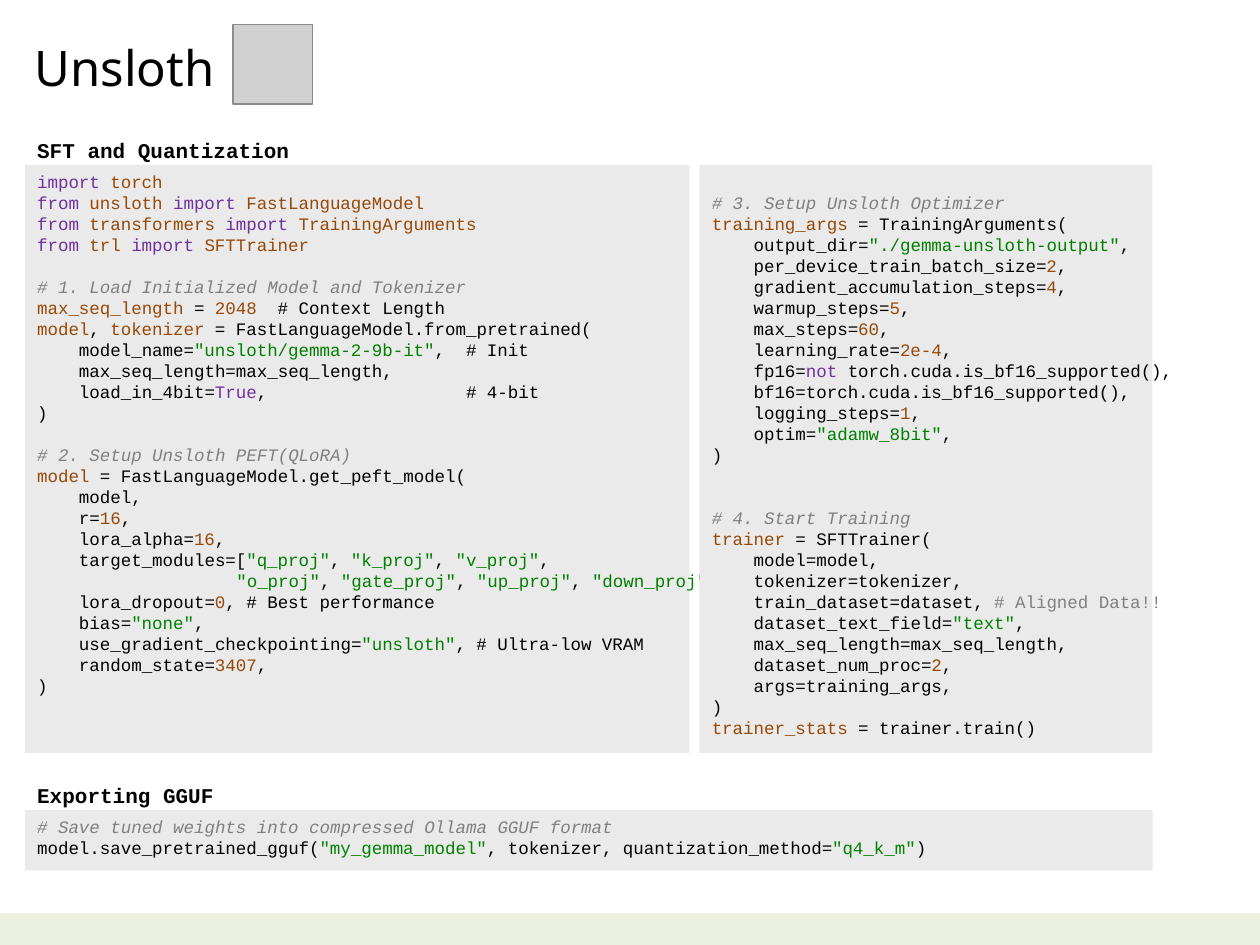
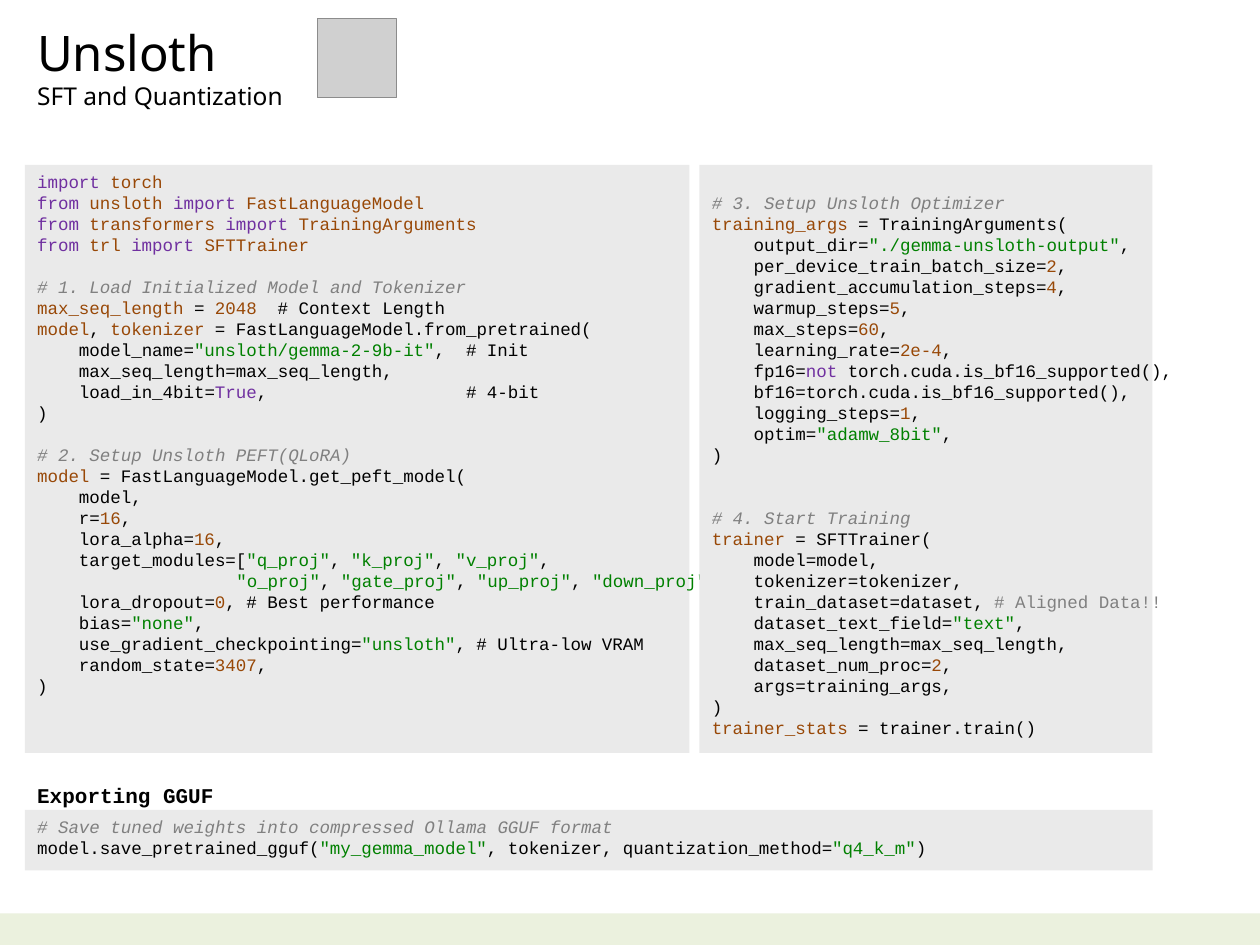
Before and after one commit to navibator/crazy-ai, a slide deck: slide 17 of ai-gemma.pptx. Drawn at 1260x945 pixels with LibreOffice and Linux fonts; fonts in the diff are those of the drawing; grey boxes stand for pictures. Boxes give left, top, right and bottom in pixels: in the first picture for what was removed or moved away, otherwise in the second. Text is boxed around its words. In the diff, an @@ line names an element or a change of style, - is before the commit and + after.

```diff
--- a/ai-gemma.pptx
+++ b/ai-gemma.pptx
@@ text "Unsloth": place and size @@
-text "Unsloth" at bbox=[37, 143, 289, 162]
+text "Unsloth" at bbox=[37, 33, 283, 110]
@@ picture: place and size @@
-picture at bbox=[233, 25, 312, 105]
+picture at bbox=[318, 19, 397, 98]
@@ text removed at bbox=[35, 48, 215, 87] @@
-Unsloth
@@ text at bbox=[37, 33, 217, 72]: paragraph added @@
+Unsloth
@@ text at bbox=[37, 86, 283, 110]: size 12 to 14 pt, font Courier New to Noto Sans, bold off in "SFT and Quantization"; line spacing 12pt to 1 @@
```
Also in this commit, not shown: 3 other slides changed, 3 other files.
